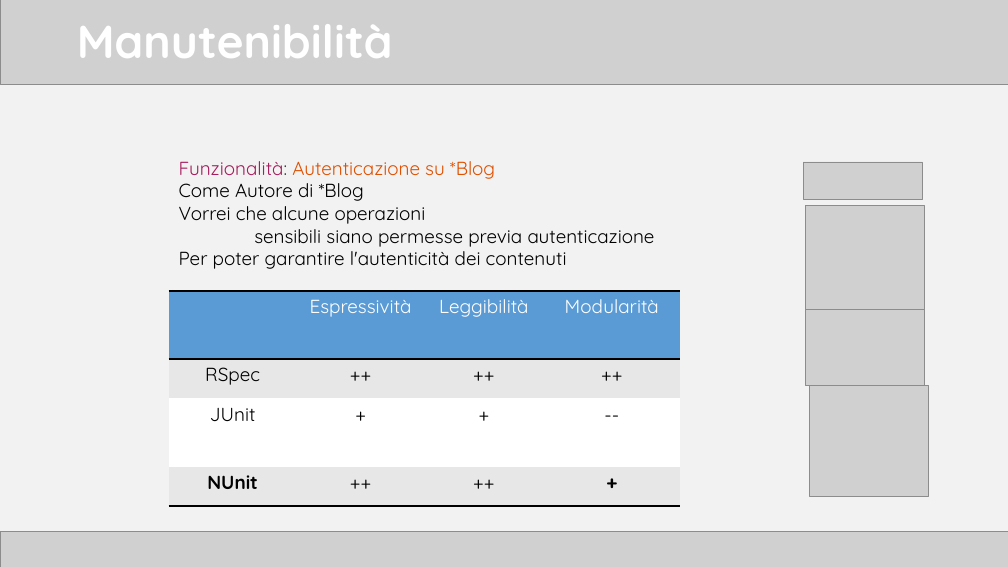
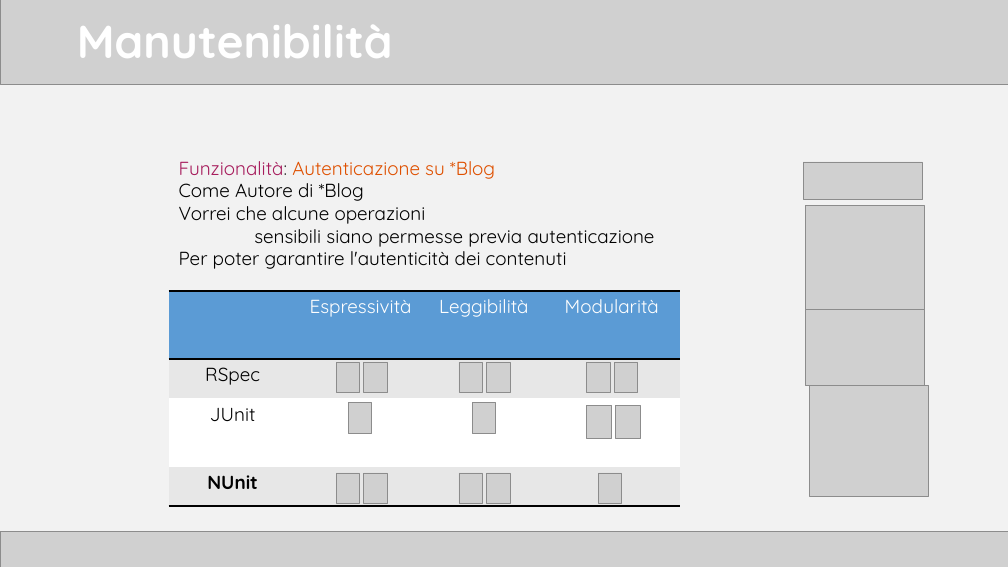
Before and after one commit to TTia/xblog-thesis, a slide deck: slide 20 of Presentazione.pptx. Drawn at 1008x567 pixels with LibreOffice and Linux fonts; fonts in the diff are those of the drawing; grey boxes stand for pictures. Boxes give left, top, right and bottom in pixels: in the first picture for what was removed or moved away, otherwise in the second. Text is boxed around its words. In the diff, an @@ line names an element or a change of style, - is before the commit and + after.

```diff
--- a/Presentazione.pptx
+++ b/Presentazione.pptx
@@ table at (x1=169, y1=291, x2=681, y2=507) @@
-row 2: RSpec | ++ | ++ | ++
+row 2: RSpec |  |  | 
-row 3, column 4: --
+row 3, column 4: 
-row 4, column 2: ++
+row 4, column 2: 
-row 4, column 3: ++
+row 4, column 3: 
@@ picture added at (x1=337, y1=362, x2=360, y2=393) @@
@@ picture added at (x1=364, y1=362, x2=387, y2=393) @@
@@ picture added at (x1=459, y1=362, x2=482, y2=393) @@
@@ picture added at (x1=487, y1=362, x2=510, y2=393) @@
@@ picture added at (x1=587, y1=362, x2=610, y2=393) @@
@@ picture added at (x1=615, y1=362, x2=638, y2=393) @@
@@ picture added at (x1=349, y1=403, x2=372, y2=434) @@
@@ picture added at (x1=473, y1=403, x2=496, y2=434) @@
@@ picture added at (x1=587, y1=405, x2=612, y2=438) @@
@@ picture added at (x1=616, y1=405, x2=640, y2=438) @@
@@ picture added at (x1=337, y1=473, x2=360, y2=504) @@
@@ picture added at (x1=364, y1=473, x2=387, y2=504) @@
@@ picture added at (x1=459, y1=473, x2=482, y2=504) @@
@@ picture added at (x1=487, y1=473, x2=510, y2=504) @@
@@ picture added at (x1=598, y1=473, x2=622, y2=504) @@
```
Also in this commit, not shown: 9 other slides changed, 7 other files.
